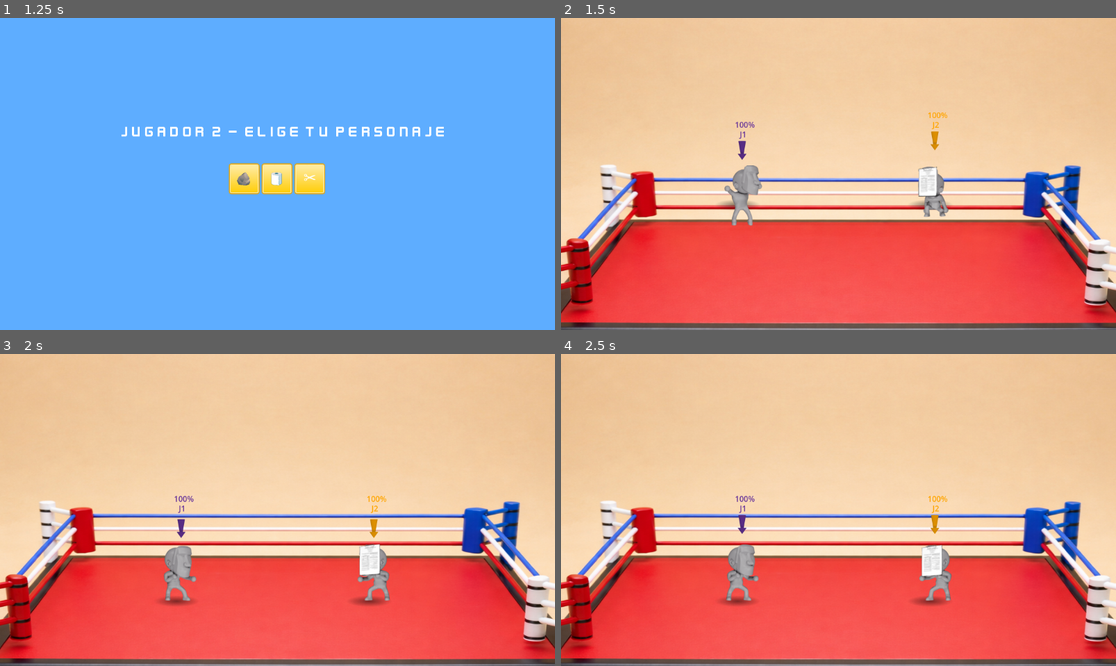
Above: before the commit, frames 1-4 (two rows, left to right).
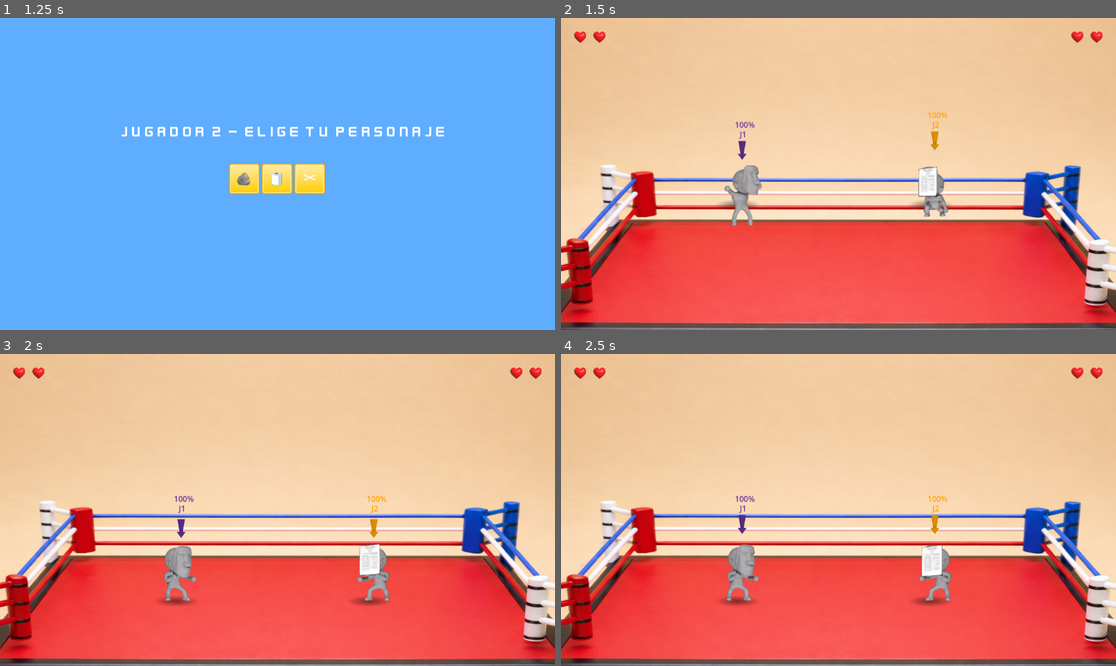
Above: after the commit, the same moments.

Repository: Pablo-Gallina/lucha
Game: Godot game, scene res://scenes/select/character_select.tscn
Same seed, same stepped clock (60 frames per second), same inputs: the game is played once before the commit and once after it.
Inputs:
- Up to frame 1 (1.25 s): click "🪨" at 0.5 s
- Up to frame 2 (1.5 s): click "🧻" at 1.25 s
- Up to frame 3 (2 s): no input
- Up to frame 4 (2.5 s): hold Right (ui_right) from 2.03 s (still down); tap Up (ui_up) at 2.27 s

Frame 1 is identical in both runs. In frame 2, 0.2% of the frame differs, in the area x 2-98%, y 4-9%; in frame 3, 0.2%; in frame 4, 0.2%.

Commit message:
add show player lives

Diff:
--- a/scenes/player/base/player_base.gd
+++ b/scenes/player/base/player_base.gd
@@ -153,4 +153,5 @@
 	_shadow.modulate.a = scale_factor
 
 func _on_died() -> void:
+	died.emit()
 	queue_free()
--- a/scenes/ring/ring.gd
+++ b/scenes/ring/ring.gd
@@ -1,8 +1,13 @@
 extends Node2D
 
 const PLAYER_INDICATOR = preload("uid://tqlhfhbrkjkj")
+var _heart_texture := preload("res://assets/enviroment/heart.png")
+var _hud: CanvasLayer
 
 func _ready() -> void:
+	_hud = CanvasLayer.new()
+	add_child(_hud)
+	_draw_hearts()
 	var p1_scene = load(GLOBAL.player_selections[0])
 	var p2_scene = load(GLOBAL.player_selections[1])
 
@@ -36,6 +41,33 @@
 	var damageP2: int = get_damage_to_opponent(P2_CHARACTER, P1_CHARACTER)
 	p2.hitbox.damage = damageP2
 
+	p1.died.connect(_on_player_died.bind("p1"))
+	p2.died.connect(_on_player_died.bind("p2"))
+
+func _draw_hearts() -> void:
+	for child in _hud.get_children():
+		child.queue_free()
+	var vw := get_viewport().get_visible_rect().size.x
+	for i in GLOBAL.p1_lives:
+		var h := Sprite2D.new()
+		h.texture = _heart_texture
+		h.scale = Vector2(0.5, 0.5)
+		h.position = Vector2(40 + i * 40, 40)
+		_hud.add_child(h)
+	for i in GLOBAL.p2_lives:
+		var h := Sprite2D.new()
+		h.texture = _heart_texture
+		h.scale = Vector2(0.5, 0.5)
+		h.position = Vector2(vw - 40 - i * 40, 40)
+		_hud.add_child(h)
+
+func _on_player_died(prefix: String) -> void:
+	if prefix == "p1":
+		GLOBAL.p1_lives -= 1
+	else:
+		GLOBAL.p2_lives -= 1
+	_draw_hearts()
+
 func get_damage_to_opponent(player: String, opponent: String) -> int:
 	print(GLOBAL.DAMAGE_BY_CHARACTERS)
 	var damage_to_opponnent: int = GLOBAL.DAMAGE_BY_CHARACTERS[player][opponent]
Binary file added: assets/enviroment/heart.png
Not shown: 1 places in scenes/player/rock/rock.tscn that only renumber resources
